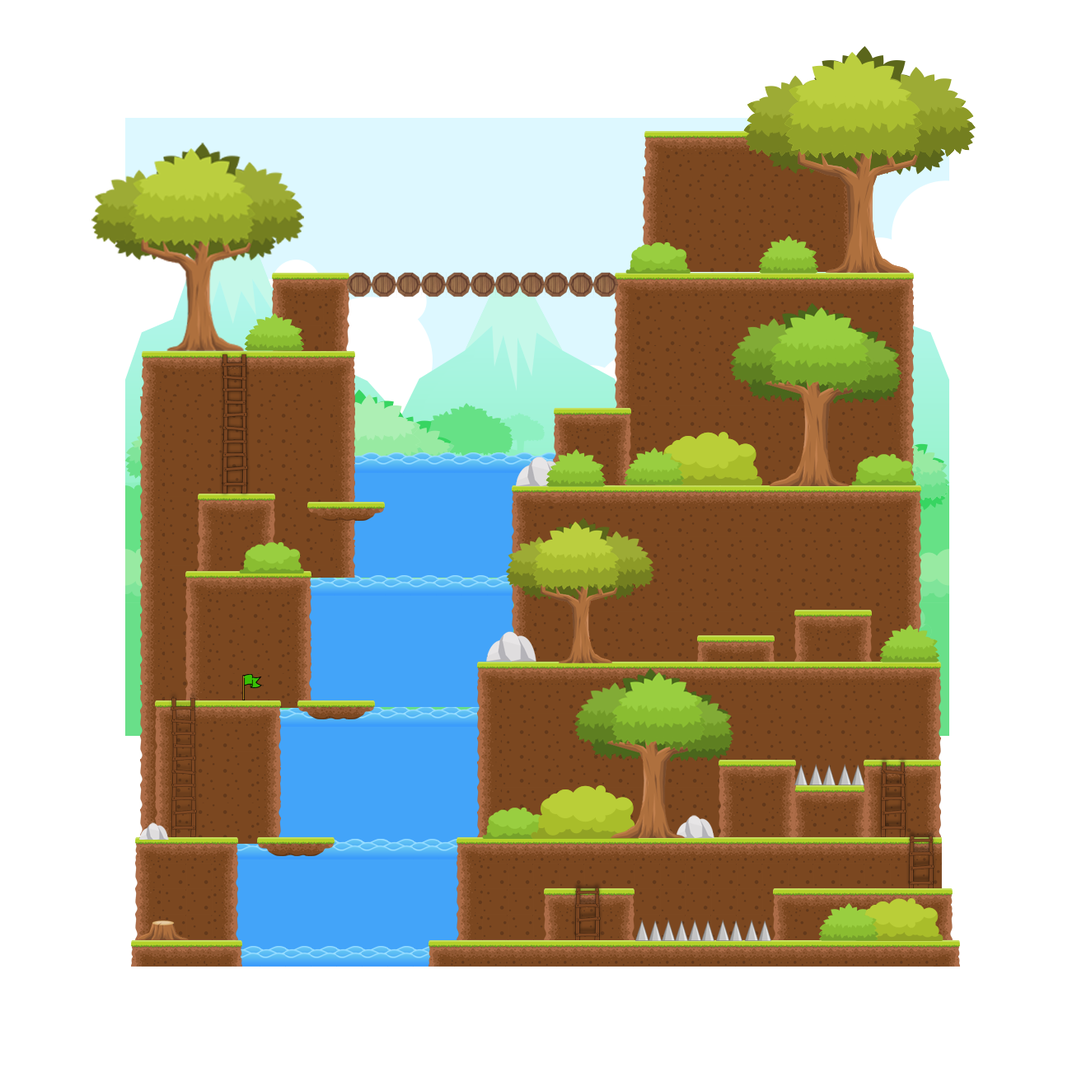
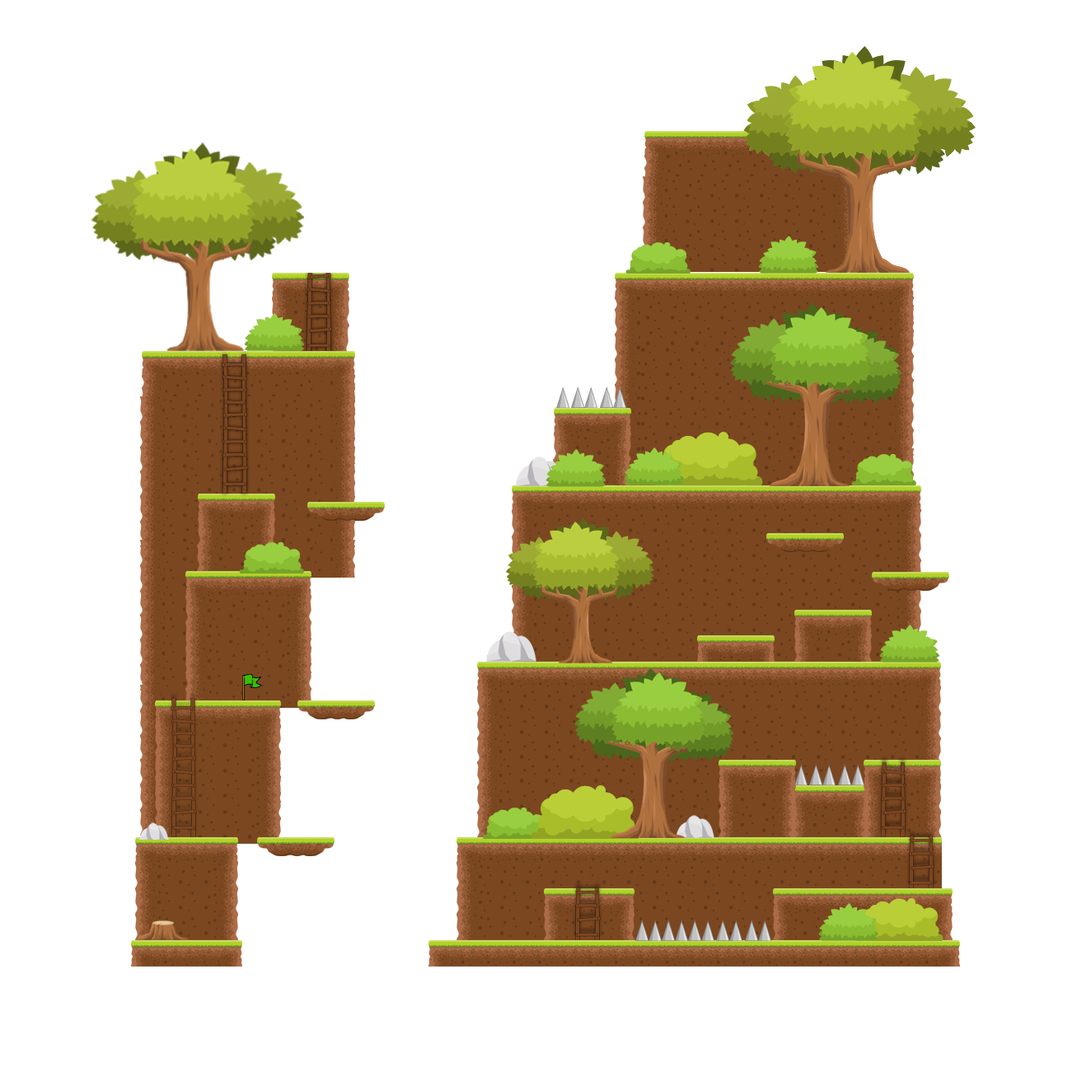
Revision of a layered 1091x1091 image; what changed, layer by layer:
added layer "Layer 3" in group "WORLD" over (556, 386, 627, 409)
added layer "Layer 2" in group "WORLD" over (303, 272, 335, 352)
hid "bridge" over (346, 272, 620, 298)
painted on "terrain" over (766, 533, 950, 592)
hid "waterfall" over (234, 452, 558, 968)
hid "Layer 1" over (125, 117, 950, 737)
